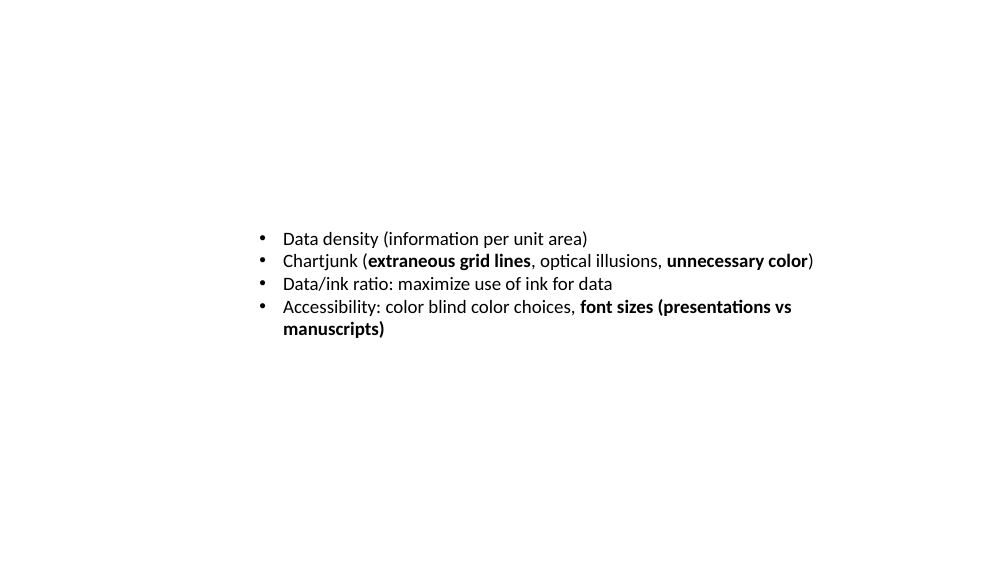
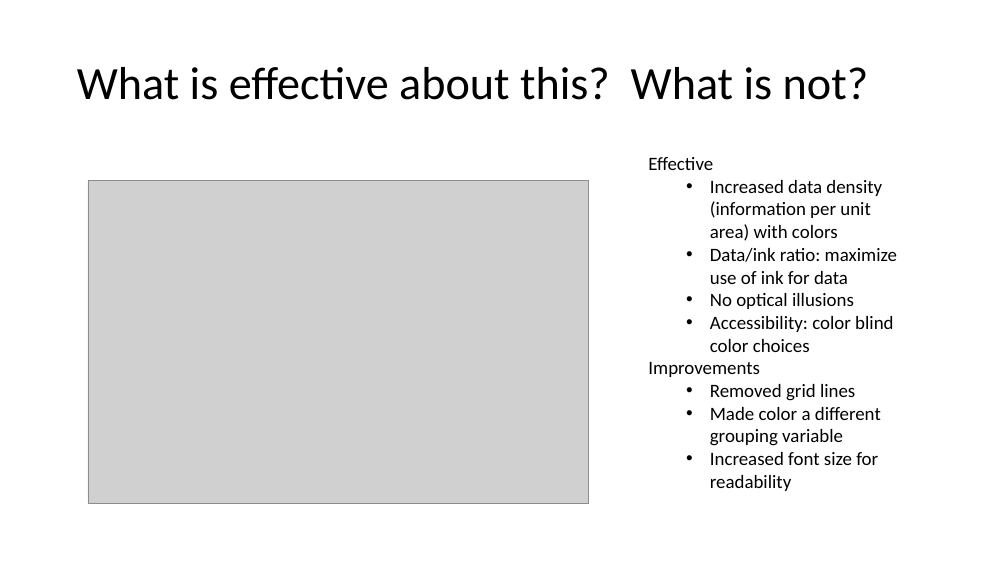
Before and after one commit to baeolophus/2025_data_viz_research, a slide deck: slide 3 of activities.pptx. Drawn at 1008x567 pixels with LibreOffice and Linux fonts; fonts in the diff are those of the drawing; grey boxes stand for pictures. Boxes give left, top, right and bottom in pixels: in the first picture for what was removed or moved away, otherwise in the second. Text is boxed around its words. In the diff, an @@ line names an element or a change of style, - is before the commit and + after.

Commit message:
added R-generated figures and organized text about each

```diff
--- a/activities.pptx
+++ b/activities.pptx
@@ title added at (77,67,868,100), 44 pt, text #000000 @@
+What is effective about this? What is not?
@@ text "Effective": place and size @@
-text "Effective" at (283,231,813,338)
+text "Effective" at (648,157,897,491)
@@ text at (648,157,882,241): text changed @@
-• Data density (information per unit area)
-• Chartjunk (extraneous grid lines, optical illusions, unnecessary color)
+Effective
+  • Increased data density (information per unit area) with colors
@@ picture added at (88,181,588,503) @@
@@ text at (710,248,897,284): list level 1 to 2 in "Data/ink ratio: maximize use of ..." @@
@@ text at (648,293,893,491): text changed @@
-• Accessibility: color blind color choices, font sizes (presentations vs manuscripts)
+  • No optical illusions
+  • Accessibility: color blind color choices
+Improvements
+  • Removed grid lines
+  • Made color a different grouping variable
+  • Increased font size for readability
```
Also in this commit, not shown: 4 other slides changed, 1 slide added, 2 slides removed.
